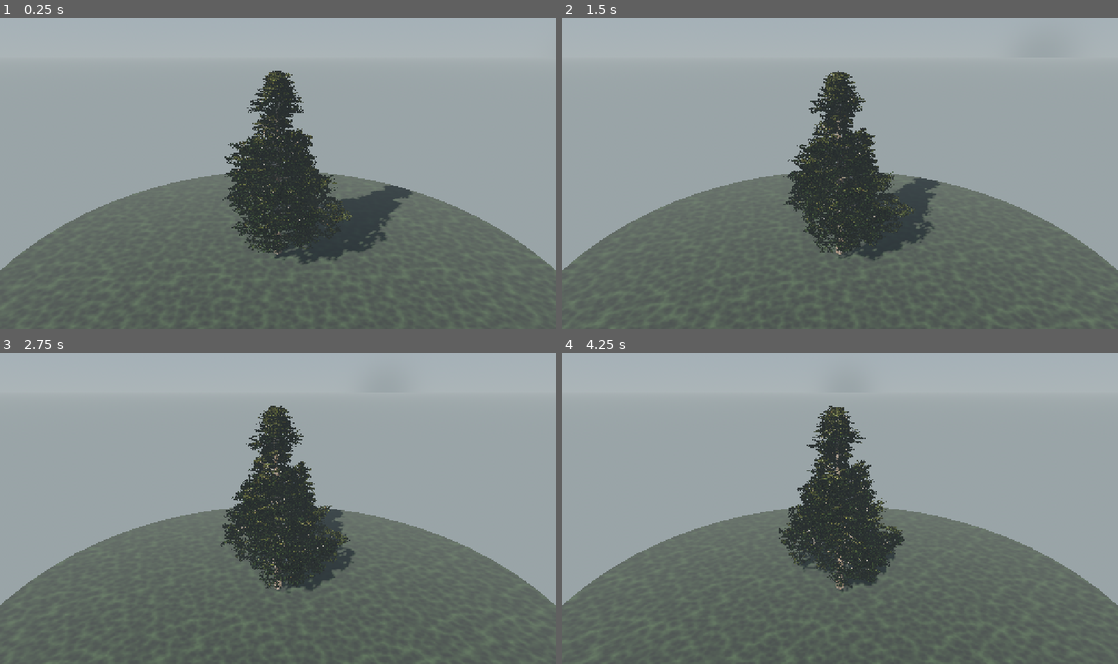
Above: before the commit, frames 1-4 (two rows, left to right).
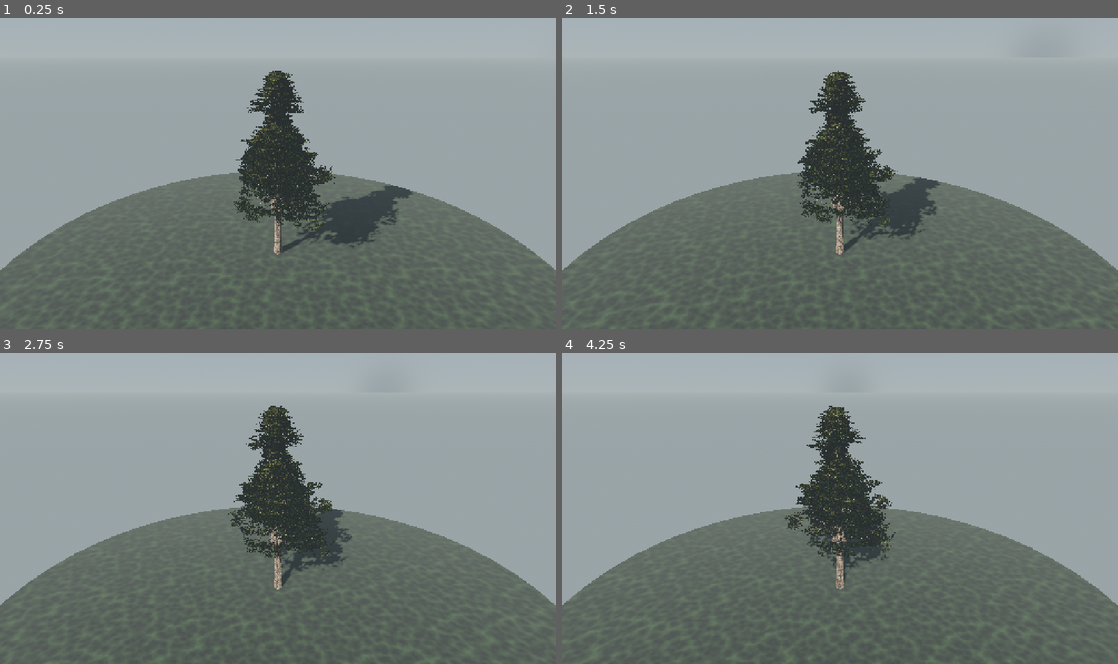
Above: after the commit, the same moments.

Repository: mehmetdem2005/Acik-dunya_oyun
Game: Godot game, scene res://scenes/world/pine_tree_scene.tscn
The game is run twice, just before and just after one commit, with the same random seed, the same clock (stepped at 60 frames per second) and the same inputs. This scene is started directly instead of the project's main scene.
Inputs (mouse positions are in pixels of both pictures, inside the frame that each line leads up to):
- Up to frame 1 (0.25 s): no input
- Up to frame 2 (1.5 s): move the mouse to (962, 157) at 0.52 s; hold D 0.53-1.25 s; hold Shift 0.53-1.25 s; click (962, 157) at 0.67 s; tap Space at 0.77 s; drag from (728, 189) to (812, 235) at 1.27 s
- Up to frame 3 (2.75 s): move the mouse to (333, 440) at 2.02 s; hold D from 2.03 s (still down); hold Shift from 2.03 s (still down)
- Up to frame 4 (4.25 s): release D at 2.75 s; release Shift at 2.75 s; drag from (812, 570) to (673, 461) at 2.77 s; move the mouse to (1006, 555) at 3.52 s; hold A from 3.53 s (still down); hold Shift from 3.53 s (still down); tap Space at 3.77 s

The runs differ from the first frame. In frame 1, 3.5% of the frame differs, in the area x 40-73%, y 25-80%; in frame 2, 3.2%; in frame 3, 3.0%; in frame 4, 3.0%.

Commit message:
Kavşak yöntemi değişti: dal gövde-derisinden doğar + bazal diz + yöne-dönük gövde tümseği
Çoklu-ajan yöntem tartışmasının kararı (kaynaklı/welded yaklaşım
"aşırı-mühendislik + Godot'suz test riski" diye düşürüldü; sistem-içi
deterministik yöntem seçildi):
- Dal artık gövde EKSENİNDEN değil, gövde DERİSİNDEN doğuyor ve dibe
  ~dal yarıçapı kadar gömülü (embed=min(r0v,tr_h*0.6)); tr_h gövde
  taper+flare ile eşleşir -> ince silindirin düz duvarı delmesi gitti.
- Bazal DİZ: _grow'a knee parametresi; dal gövdeden YUKARI çıkıp
  kümülatif çekimle dışa/aşağı kıvrılıyor -> dirsekli doğal ayrılış
  (çubuk hissi gider). knee yalnız level-1'de 1.0, diğer çağrılar 0.0.
- Yöne-dönük gövde TÜMSEĞİ: her dalın (yükseklik,azimut,yarıçap)
  trunk["whorl_az"]'a yazılıyor; _tube lvl0'da gövde o noktada DALA
  DOĞRU Gauss şişiyor -> iki yüzey blob gibi kaynaşır.
- Dal YAKASI keskinleştirildi (r0*1.5, ^2.4) tümsek ölçeğiyle örtüşür.
Determinizm: sıfır yeni RNG (opsiyonel fork_tilt riskli diye atlandı).
İmzalar default'larla geriye uyumlu (_grow 9 / _tube 7); tüm çağrı
yerleri doğrulandı. whorl_az yalnız survivor dallar için (continue
sonrası) -> tutarlı.

https://claude.ai/code/session_01SAupt6yXBr9DzE6Ykd1e1F

Diff:
--- a/mouse_open_world_clean_project/scripts/world/pine/pine_mesh.gd
+++ b/mouse_open_world_clean_project/scripts/world/pine/pine_mesh.gd
@@ -27,15 +27,18 @@
 	var knot_s: float = float(cfg.get("knot_strength", 0.22))
 	var empty := PackedFloat32Array()
 	var whorls: PackedFloat32Array = empty
+	var azs: PackedFloat32Array = empty
 	if stems.size() > 0 and (stems[0] as Dictionary).has("whorl_h"):
 		whorls = stems[0]["whorl_h"]
+	if stems.size() > 0 and (stems[0] as Dictionary).has("whorl_az"):
+		azs = stems[0]["whorl_az"]
 
 	var lvl2_wood: bool = bool(cfg.get("level2_wood", true))
 	var has_branch := false
 	for stem in stems:
 		var lvl: int = int(stem["level"])
 		if lvl == 0:
-			_tube(bark, stem, sides, whorls, knot_s, cfg)
+			_tube(bark, stem, sides, whorls, knot_s, cfg, azs)
 		elif lvl == 1:
 			if bool(stem.get("is_root", false)):
 				# Kök payandası gövdeyle aynı kabuk materyalini alır.
@@ -73,7 +76,8 @@
 # --- Odun tüpü ---------------------------------------------------------
 
 static func _tube(st: SurfaceTool, stem: Dictionary, sides: int,
-		knots: PackedFloat32Array, knot_s: float, cfg: Dictionary) -> void:
+		knots: PackedFloat32Array, knot_s: float, cfg: Dictionary,
+		azs: PackedFloat32Array = PackedFloat32Array()) -> void:
 	var pts: Array = stem["points"]
 	var tang: Array = stem["tangents"]
 	var norms: Array = stem["normals"]
@@ -116,8 +120,8 @@
 		elif lvl == 1 and not bool(stem.get("is_root", false)):
 			# Dal-gövde YAKASI: dipte yumuşak şişme + hızlı incelme ->
 			# dal gövdeye saplanmış çubuk değil, organik bağlanır.
-			rad0 += r0 * 0.85 * pow(maxf(1.0 - f0 * 5.0, 0.0), 1.7)
-			rad1 += r0 * 0.85 * pow(maxf(1.0 - f1 * 5.0, 0.0), 1.7)
+			rad0 += r0 * 1.5 * pow(maxf(1.0 - f0 * 4.5, 0.0), 2.4)
+			rad1 += r0 * 1.5 * pow(maxf(1.0 - f1 * 4.5, 0.0), 2.4)
 		# Per-side payanda lobu (yalnız govde; dipte guclu, yukari soner).
 		var lobe0: float = (flare_l * pow(maxf(1.0 - f0 * 4.0, 0.0), 2.0)) if lvl == 0 else 0.0
 		var lobe1: float = (flare_l * pow(maxf(1.0 - f1 * 4.0, 0.0), 2.0)) if lvl == 0 else 0.0
@@ -140,6 +144,21 @@
 			var r10 := rad0 * (1.0 + lobe0 * maxf(cos(a1 * roots_n), 0.0))
 			var r01 := rad1 * (1.0 + lobe1 * maxf(cos(a0 * roots_n), 0.0))
 			var r11 := rad1 * (1.0 + lobe1 * maxf(cos(a1 * roots_n), 0.0))
+			if lvl == 0:
+					for bz in range(azs.size() / 3):
+						var bh: float = azs[bz * 3]
+						var ba: float = azs[bz * 3 + 1]
+						var br: float = azs[bz * 3 + 2]
+						var fz0: float = (f0 - bh) / 0.055
+						var fz1: float = (f1 - bh) / 0.055
+						var g0: float = exp(-fz0 * fz0) * br * 1.7
+						var g1: float = exp(-fz1 * fz1) * br * 1.7
+						var s0a: float = smoothstep(-0.15, 1.0, cos(a0 - ba))
+						var s1a: float = smoothstep(-0.15, 1.0, cos(a1 - ba))
+						r00 += g0 * s0a
+						r10 += g0 * s1a
+						r01 += g1 * s0a
+						r11 += g1 * s1a
 			var uA := float(si) / float(sides) * 2.0
 			var uB := float(si + 1) / float(sides) * 2.0
 			var fl0 := Vector2(flex0, 0.0)
--- a/mouse_open_world_clean_project/scripts/world/pine/pine_skeleton.gd
+++ b/mouse_open_world_clean_project/scripts/world/pine/pine_skeleton.gd
@@ -47,6 +47,7 @@
 	stem["radius0"] = float(cfg.get("trunk_radius", 0.16))
 	stem["radius1"] = float(cfg.get("trunk_radius", 0.16)) * float(cfg.get("trunk_top", 0.06))
 	stem["whorl_h"] = PackedFloat32Array()
+	stem["whorl_az"] = PackedFloat32Array()
 	return stem
 
 # --- Seviye 1: ana dallar (whorl tabakaları) --------------------------
@@ -73,6 +74,7 @@
 	var lean: float = _rng.randf_range(-0.12, 0.12)
 	var lean_ph: float = _rng.randf() * TAU
 	var whorl_h: PackedFloat32Array = trunk["whorl_h"]
+	var whorl_az: PackedFloat32Array = trunk["whorl_az"]
 	var az := _rng.randf() * TAU
 	for ti in range(tier_count):
 		var tf := float(ti) / float(tier_count - 1)
@@ -105,7 +107,15 @@
 			if miss:
 				continue
 			var a: float = aaccum + ajit + lean * cos(aaccum - lean_ph)
-			var sp := _sample(trunk, h01)
+			var age := 1.0 - tf
+			var r0v: float = tr * lerp(0.13, 0.27, age) * rjit
+			# Dal GÖVDE DERİSİNDEN doğar (eksene değil) ve dibe gömülüdür:
+			# çubuk gibi delip geçmez; gövde tümseği + yaka ile kaynaşır.
+			var sp_axis := _sample(trunk, h01)
+			var radial0 := Vector3(cos(a), 0.0, sin(a))
+			var tr_h: float = lerp(tr, tr * float(cfg.get("trunk_top", 0.06)), pow(h01, 0.85)) + tr * float(cfg.get("flare_strength", 1.0)) * 0.30 * pow(maxf(1.0 - h01 * 9.0, 0.0), 2.0)
+			var embed: float = minf(r0v, tr_h * 0.6)
+			var sp := sp_axis + radial0 * (tr_h - embed)
 			# Yükseklik-bölgeli açı: alt yatay/sarkık, üst dik (koni).
 			var up0: float = lerp(elev_low, elev_high, pow(tf, 0.7)) + up_jit
 			var dir := (Vector3(cos(a), 0.0, sin(a)) + Vector3.UP * up0).normalized()
@@ -114,9 +124,11 @@
 				L *= brk_mul
 			# Alt tier'ler sert süpürür, üst tier'ler dik durur.
 			var grav := droop * (0.35 + 0.5 * (1.0 - tf))
-			var child := _grow(sp, dir, L, dal_seg, grav, 0.05, dal_yay, wob)
-			var age := 1.0 - tf
-			var r0v: float = tr * lerp(0.13, 0.27, age) * rjit
+			# knee=1.0 -> dal gövdeden YUKARI çıkıp sonra dışa kıvrılır.
+			var child := _grow(sp, dir, L, dal_seg, grav, 0.05, dal_yay, wob, 1.0)
+			whorl_az.append(h01)
+			whorl_az.append(a)
+			whorl_az.append(r0v)
 			child["level"] = 1
 			child["parent"] = trunk_idx
 			child["depth01"] = tf
@@ -131,8 +143,9 @@
 			var bidx := stems.size() - 1
 			if not is_dry:
 				_spawn_level2(cfg, child, bidx, tf, age)
-	# PackedFloat32Array değer tipidir -> budak yükseklikleri geri yazılır.
+	# PackedFloat32Array değer tipidir -> geri yazılır.
 	trunk["whorl_h"] = whorl_h
+	trunk["whorl_az"] = whorl_az
 	# Apeks: merkezde uzun-kalın dik LİDER + çevresinde kısalan sürgünler
 	# -> dolgun, özenli, sivri konik tepe (referans gibi).
 	for ai in range(9):
@@ -342,11 +355,16 @@
 # --- Büyüme entegrasyonu ----------------------------------------------
 
 func _grow(start: Vector3, dir0: Vector3, length: float, segs: int,
-		grav: float, photo: float, curve: float, wob: float) -> Dictionary:
+		grav: float, photo: float, curve: float, wob: float,
+		knee: float = 0.0) -> Dictionary:
 	if segs < 2:
 		segs = 2
 	var pts: Array[Vector3] = [start]
 	var dir := dir0.normalized()
+	# Bazal DİZ: dal gövdeden yukarı doğru çıkar; kümülatif çekim (g)
+	# sonra dışa/aşağı kıvırır -> doğal dirsekli ayrılış (çubuk değil).
+	if knee > 0.0:
+		dir = (dir + Vector3.UP * 1.3 * knee).normalized()
 	var pos := start
 	var seg_len := length / float(segs)
 	var curve_ax := dir.cross(Vector3.UP).normalized()
